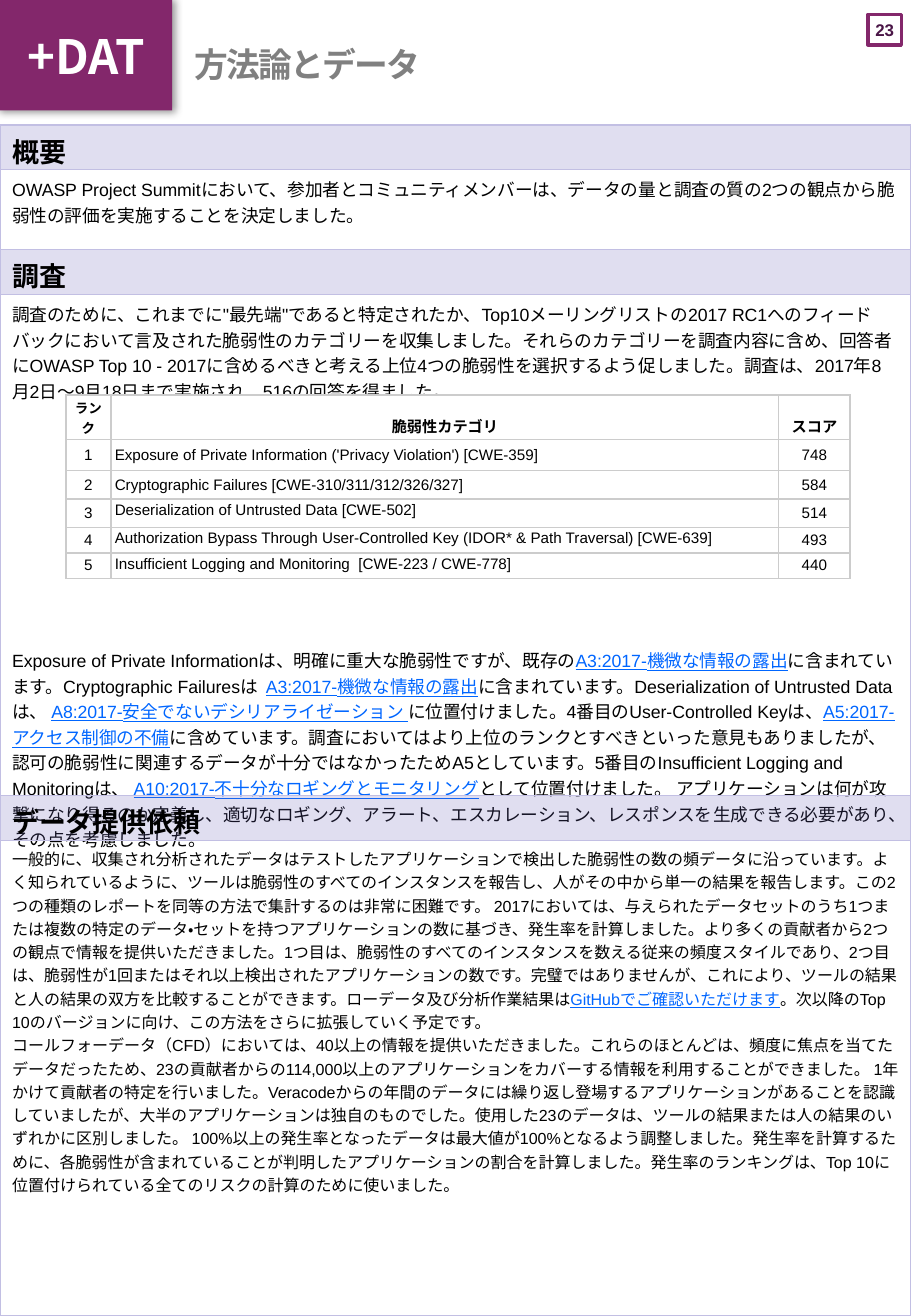
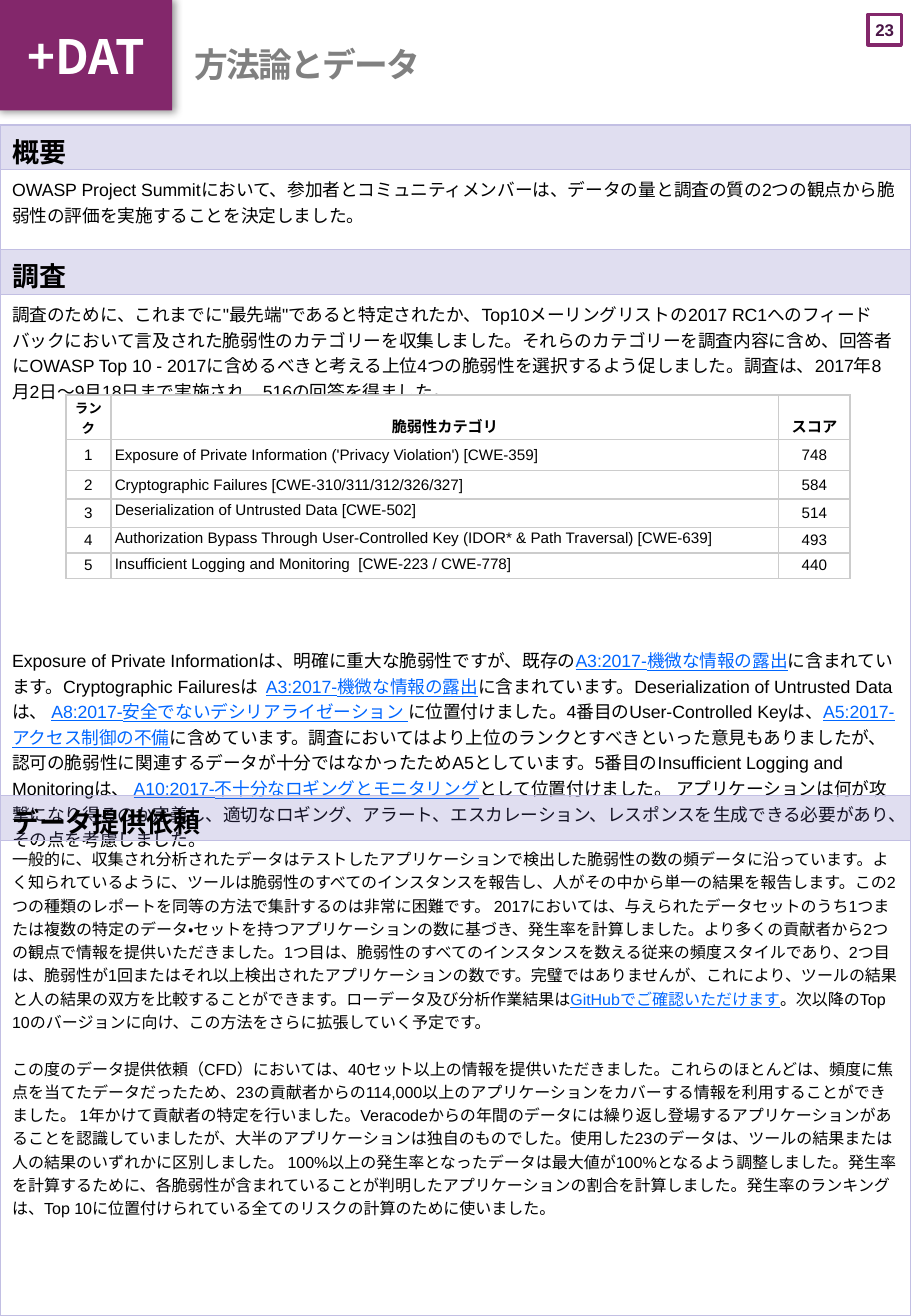
Before and after one commit to OWASP/Top10, a slide deck: slide 24 of 2017/ja/OWASP Top 10-2017(ja).pptx. Drawn at 911x1316 pixels with LibreOffice and Linux fonts; fonts in the diff are those of the drawing. Boxes give left, top, right and bottom in pixels: in the first picture for what was removed or moved away, otherwise in the second. Text is boxed around its words. In the diff, an @@ line names an element or a change of style, - is before the commit and + after.

Commit message:
ページごとに読み合わせをした版
これで公開できるかな！？

```diff
--- a/2017/ja/OWASP Top 10-2017(ja).pptx
+++ b/2017/ja/OWASP Top 10-2017(ja).pptx
@@ table at box(0, 125, 911, 1316) @@
-row 6, column 1: 一般的に、収集され分析されたデータはテストしたアプリケーションで検出した脆弱性の数の頻データに沿っています。よく知られているように、ツールは脆弱性のすべてのインスタンスを報告し、人がその中から単一の結果を報告します。この2つの種類のレポートを同等の方法で集計するのは非常に困難です。 2017においては、与えられたデータセットのうち1つまたは複数の特定のデータ・セットを持つアプリケーションの数に基づき、発生率を計算しました。より多くの貢献者から2つの観点で情報を提供いただきました。1つ目は、脆弱性のすべてのインスタンスを数える従来の頻度スタイルであり、2つ目は、脆弱性が1回またはそれ以上検出されたアプリケーションの数です。完璧ではありませんが、これにより、ツールの結果と人の結果の双方を比較することができます。ローデータ及び分析作業結果はGitHubでご確認いただけます。次以降のTop 10のバージョンに向け、この方法をさらに拡張していく予定です。 / コールフォーデータ（CFD）においては、40以上の情報を提供いただきました。これらのほとんどは、頻度に焦点を当てたデータだったため、23の貢献者からの114,000以上のアプリケーションをカバーする情報を利用することができました。 1年かけて貢献者の特定を行いました。Veracodeからの年間のデータには繰り返し登場するアプリケーションがあることを認識していましたが、大半のアプリケーションは独自のものでした。使用した23のデータは、ツールの結果または人の結果のいずれかに区別しました。 100%以上の発生率となったデータは最大値が100%となるよう調整しました。発生率を計算するために、各脆弱性が含まれていることが判明したアプリケーションの割合を計算しました。発生率のランキングは、Top 10に位置付けられている全てのリスクの計算のために使いました。
+row 6, column 1: 一般的に、収集され分析されたデータはテストしたアプリケーションで検出した脆弱性の数の頻データに沿っています。よく知られているように、ツールは脆弱性のすべてのインスタンスを報告し、人がその中から単一の結果を報告します。この2つの種類のレポートを同等の方法で集計するのは非常に困難です。 2017においては、与えられたデータセットのうち1つまたは複数の特定のデータ・セットを持つアプリケーションの数に基づき、発生率を計算しました。より多くの貢献者から2つの観点で情報を提供いただきました。1つ目は、脆弱性のすべてのインスタンスを数える従来の頻度スタイルであり、2つ目は、脆弱性が1回またはそれ以上検出されたアプリケーションの数です。完璧ではありませんが、これにより、ツールの結果と人の結果の双方を比較することができます。ローデータ及び分析作業結果はGitHubでご確認いただけます。次以降のTop 10のバージョンに向け、この方法をさらに拡張していく予定です。 / この度のデータ提供依頼（CFD）においては、40セット以上の情報を提供いただきました。これらのほとんどは、頻度に焦点を当てたデータだったため、23の貢献者からの114,000以上のアプリケーションをカバーする情報を利用することができました。 1年かけて貢献者の特定を行いました。Veracodeからの年間のデータには繰り返し登場するアプリケーションがあることを認識していましたが、大半のアプリケーションは独自のものでした。使用した23のデータは、ツールの結果または人の結果のいずれかに区別しました。 100%以上の発生率となったデータは最大値が100%となるよう調整しました。発生率を計算するために、各脆弱性が含まれていることが判明したアプリケーションの割合を計算しました。発生率のランキングは、Top 10に位置付けられている全てのリスクの計算のために使いました。
```
Also in this commit, not shown: 18 other slides changed, 1 other file.
